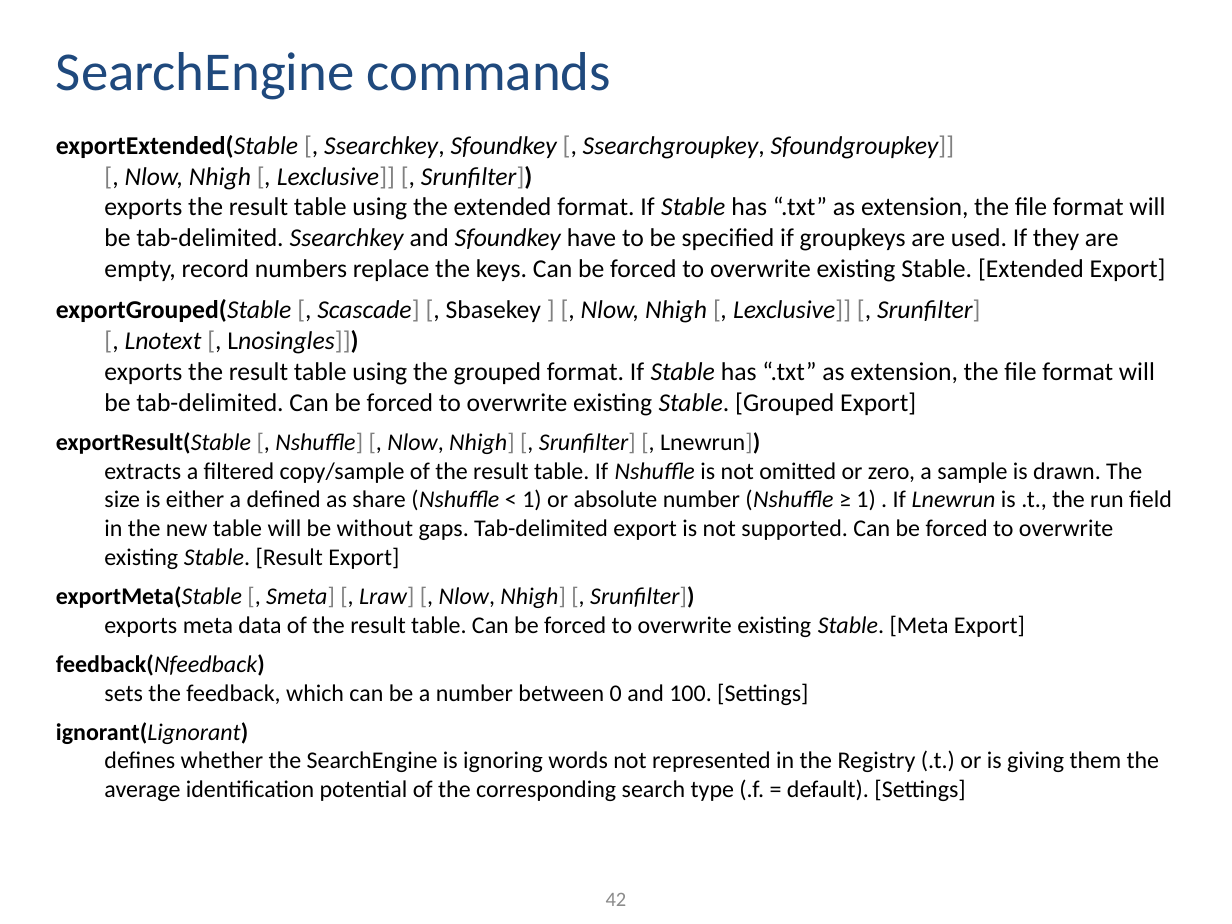
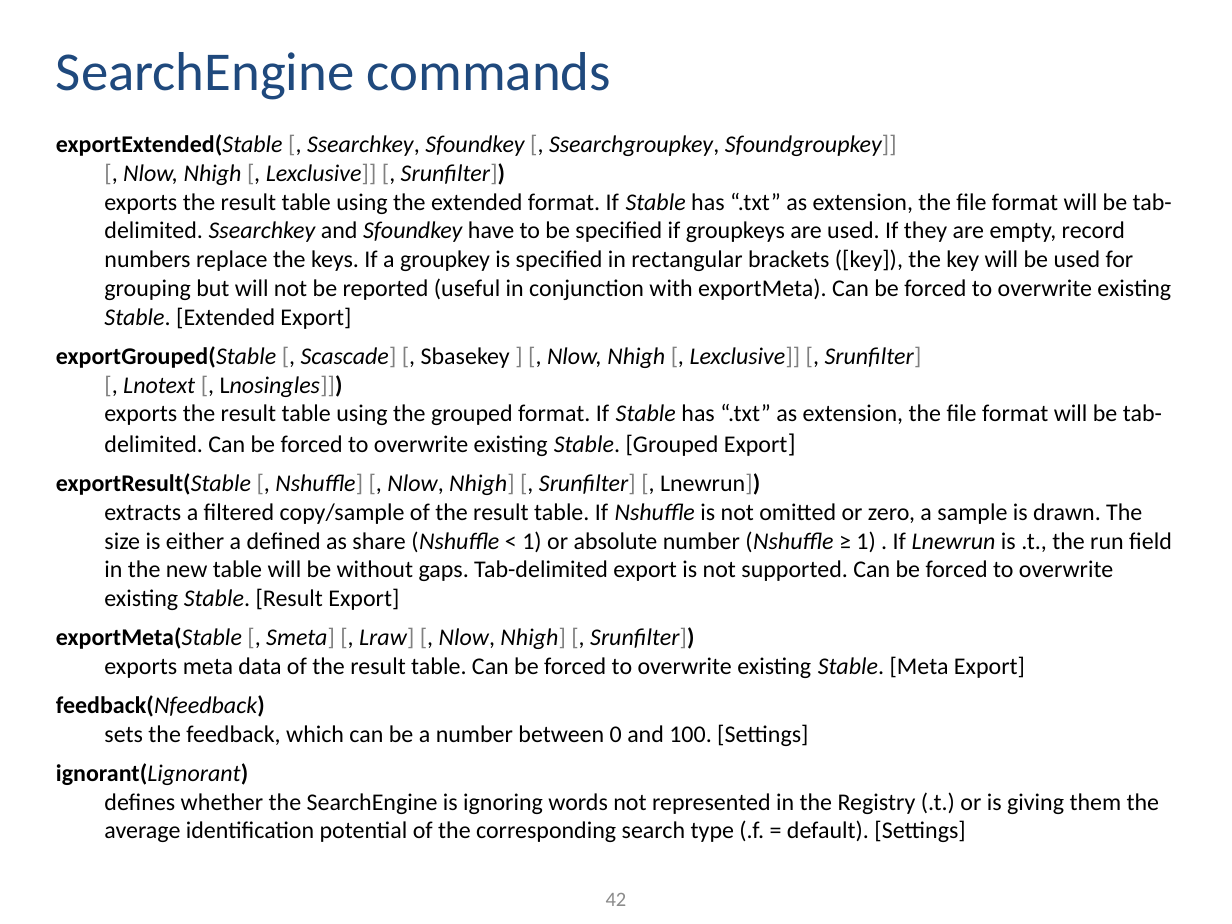
Before and after one commit to ThorstenDoherr/searchengine, a slide deck: slide 42 of doc/Manual.pptx. Drawn at 1232x924 pixels with LibreOffice and Linux fonts; fonts in the diff are those of the drawing. Boxes give left, top, right and bottom in pixels: in the first picture for what was removed or moved away, otherwise in the second. Text is boxed around its words. In the diff, an @@ line names an element or a change of style, - is before the commit and + after.

```diff
--- a/doc/Manual.pptx
+++ b/doc/Manual.pptx
@@ text at [56,134,1172,329]: text changed; size 15 to 14 pt @@
-exportExtended(Stable [, Ssearchkey, Sfoundkey [, Ssearchgroupkey, Sfoundgroupkey]]
-[, Nlow, Nhigh [, Lexclusive]] [, Srunfilter])
-exports the result table using the extended format. If Stable has “.txt” as extension, the file format will be tab-delimited. Ssearchkey and Sfoundkey have to be specified if groupkeys are used. If they are empty, record numbers replace the keys. Can be forced to overwrite existing Stable. [Extended Export]
+exportExtended(Stable [, Ssearchkey, Sfoundkey [, Ssearchgroupkey, Sfoundgroupkey]]
+[, Nlow, Nhigh [, Lexclusive]] [, Srunfilter])
+exports the result table using the extended format. If Stable has “.txt” as extension, the file format will be tab-delimited. Ssearchkey and Sfoundkey have to be specified if groupkeys are used. If they are empty, record numbers replace the keys. If a groupkey is specified in rectangular brackets ([key]), the key will be used for grouping but will not be reported (useful in conjunction with exportMeta). Can be forced to overwrite existing Stable. [Extended Export]
@@ text at [56,346,1162,456]: size 15 to 14 pt in "exportGrouped(Stable [, Scascade] [, Sbasekey ] [, ..." @@
```
Also in this commit, not shown: 5 other slides changed, 1 other file.
